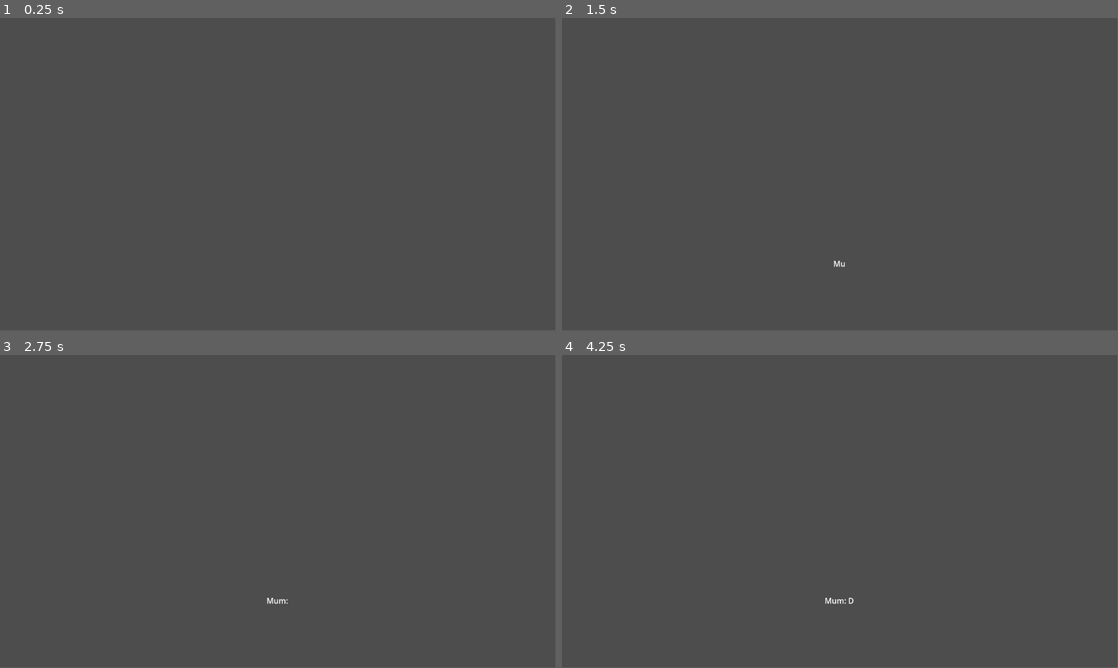
Above: before the commit, frames 1-4 (two rows, left to right).
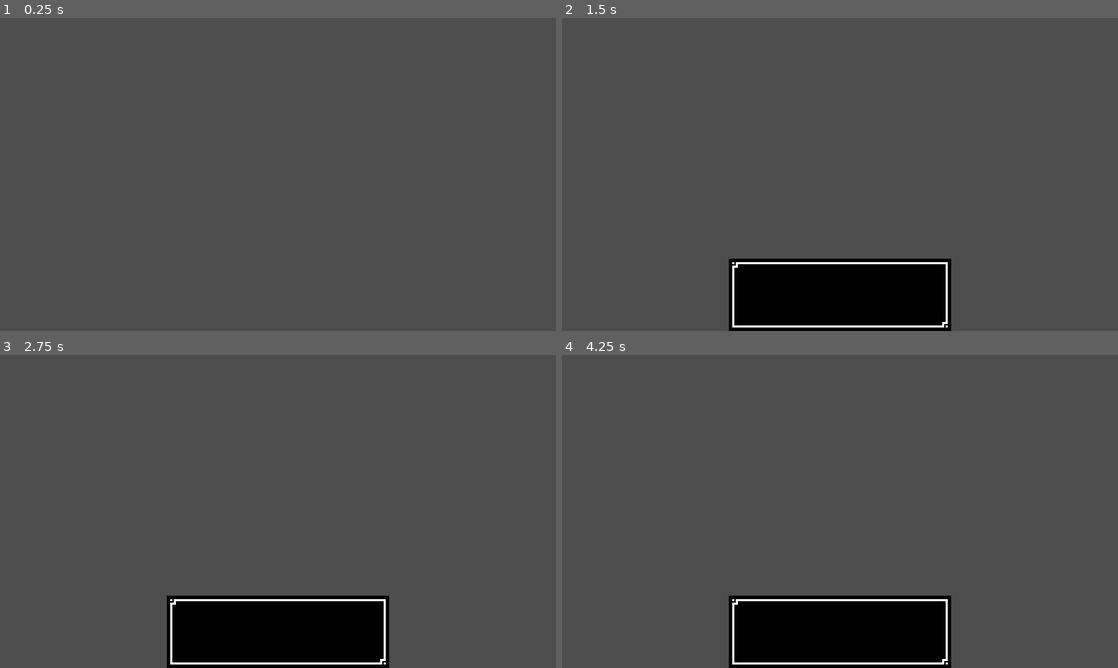
Above: after the commit, the same moments.

Repository: Ch3ster8/Assignment_1
Game: Godot game, scene res://Test.tscn
The game is run twice, just before and just after one commit, with the same random seed, the same clock (stepped at 60 frames per second) and the same inputs.
Inputs:
- Up to frame 1 (0.25 s): no input
- Up to frame 2 (1.5 s): tap Enter at 0.5 s; tap E (e) at 0.6, 1.35 s
- Up to frame 3 (2.75 s): tap Space (space) at 2.1 s; tap E (e) at 2.3 s
- Up to frame 4 (4.25 s): tap Space (space) at 2.75 s; tap E (e) at 2.85, 3.6 s
In our replay, the window is 799x449 before the commit and 800x450 after it. These sizes can differ from the game's own. Grey fills any space a smaller window leaves; there, only what the larger window draws over its background counts as a difference.

The runs differ from the first frame. In frame 1, only the window size differs. In frame 2, 9.2% of the frame differs, in the area x 30-70%, y 76-100%; in frame 3, 9.2%; in frame 4, 9.2%.

Commit message:
Added the text box visual

Diff:
--- a/Scene/dialogue_scene.tscn
+++ b/Scene/dialogue_scene.tscn
@@ -1,12 +1,13 @@
-[gd_scene load_steps=2 format=3 uid="uid://bmf1kbflnlb7x"]
+[gd_scene load_steps=3 format=3 uid="uid://bmf1kbflnlb7x"]
 
 [ext_resource type="Script" path="res://Script/dialogue_scene.gd" id="1_f46np"]
+[ext_resource type="Texture2D" uid="uid://c7wgdaoijb7e" path="res://Assets/Personal/TextBackround.png" id="2_mlsoj"]
 
 [node name="DialogueScene" type="CanvasLayer" node_paths=PackedStringArray("label")]
 script = ExtResource("1_f46np")
 label = NodePath("Label")
 
-[node name="Label" type="Label" parent="."]
+[node name="TextureRect" type="TextureRect" parent="."]
 anchors_preset = 7
 anchor_left = 0.5
 anchor_top = 1.0
@@ -17,4 +18,17 @@
 offset_right = 230.0
 grow_horizontal = 2
 grow_vertical = 0
-horizontal_alignment = 1
+texture = ExtResource("2_mlsoj")
+
+[node name="Label" type="Label" parent="."]
+anchors_preset = 7
+anchor_left = 0.5
+anchor_top = 1.0
+anchor_right = 0.5
+anchor_bottom = 1.0
+offset_left = -208.0
+offset_top = -134.0
+offset_right = 208.0
+offset_bottom = -17.0
+grow_horizontal = 2
+grow_vertical = 0
--- a/project.godot
+++ b/project.godot
@@ -19,6 +19,11 @@
 
 Dialogue="*res://Scene/dialogue.tscn"
 
+[display]
+
+window/stretch/mode="canvas_items"
+window/stretch/aspect="ignore"
+
 [dotnet]
 
 project/assembly_name="Assignment 1"
@@ -38,5 +43,6 @@
 
 [rendering]
 
+textures/canvas_textures/default_texture_filter=0
 renderer/rendering_method="gl_compatibility"
 renderer/rendering_method.mobile="gl_compatibility"
Binary file added: Assets/Personal/TextBackround.png
Not shown, added: Assets/Personal/TextBackround.png.import
